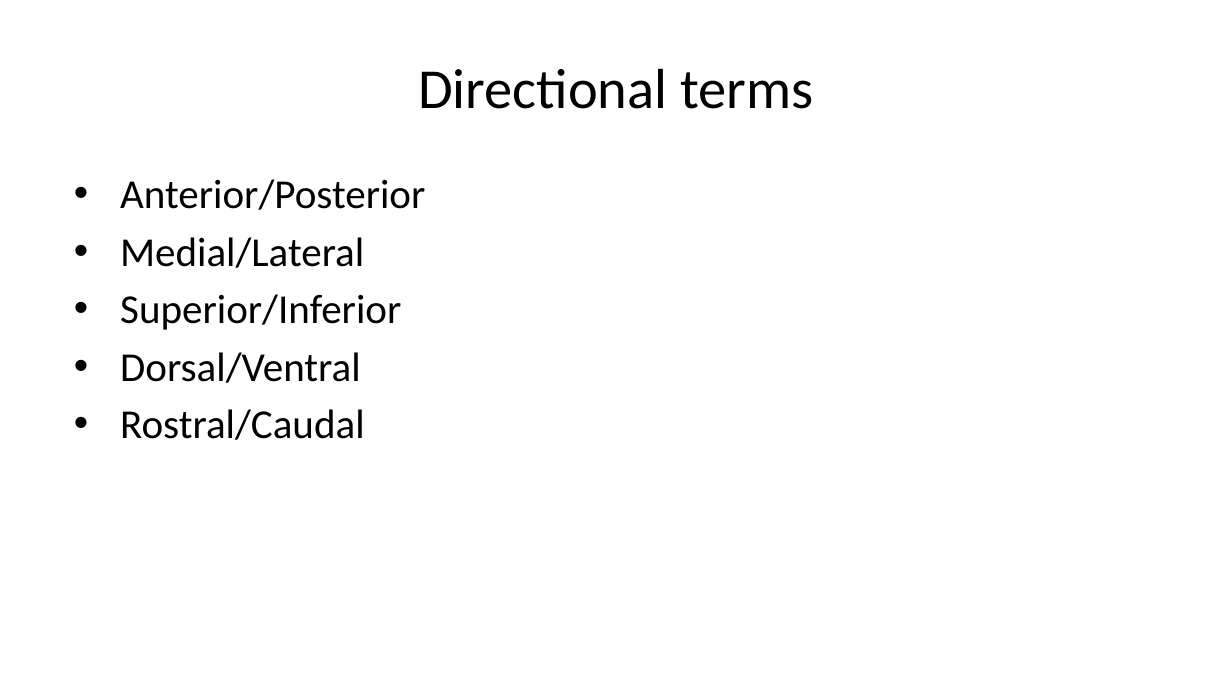
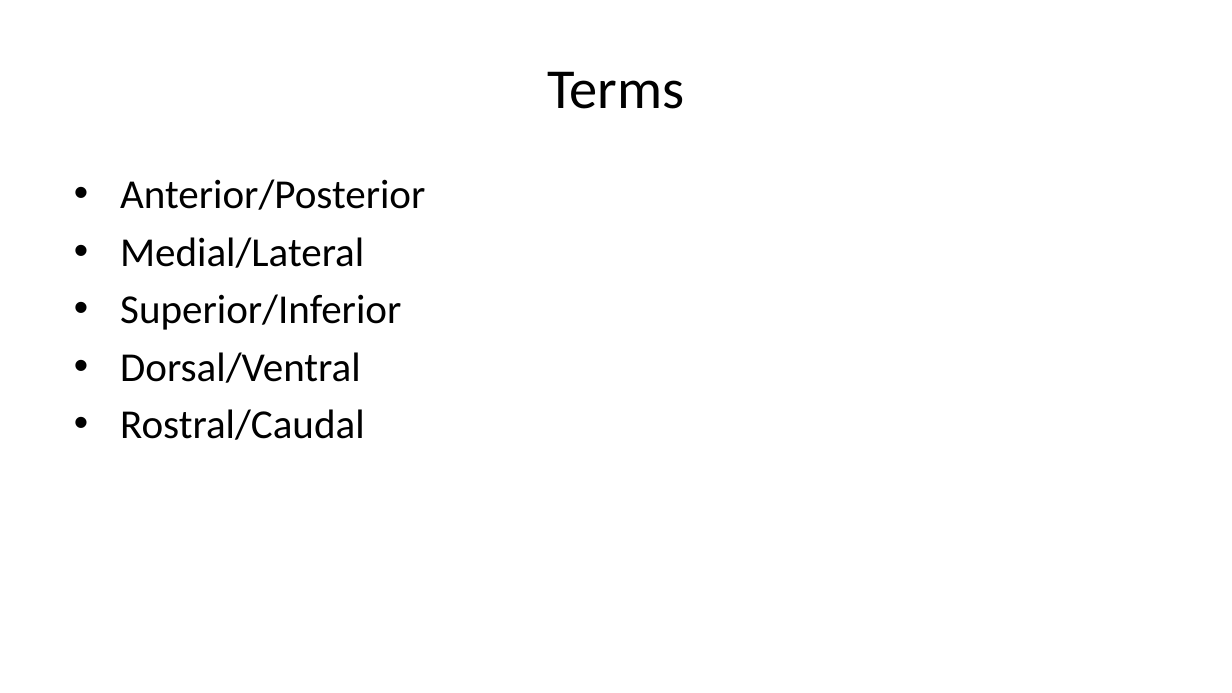
Before and after one commit to psu-psychology/psy-511-scan-fdns-2026-spring, a slide deck: slide 13 of docs/slides/wk-02-2026-01-22-anatomy.pptx. Drawn at 1232x693 pixels with LibreOffice and Linux fonts; fonts in the diff are those of the drawing. Boxes give left, top, right and bottom in pixels: in the first picture for what was removed or moved away, otherwise in the second. Text is boxed around its words. In the diff, an @@ line names an element or a change of style, - is before the commit and + after.

```diff
--- a/docs/slides/wk-02-2026-01-22-anatomy.pptx
+++ b/docs/slides/wk-02-2026-01-22-anatomy.pptx
@@ title at bbox=[547, 71, 684, 109]: text changed @@
-Directional terms
+Terms
```
Also in this commit, not shown: 12 other slides changed, 40 slides added, 9 slides removed, 58 other files.
